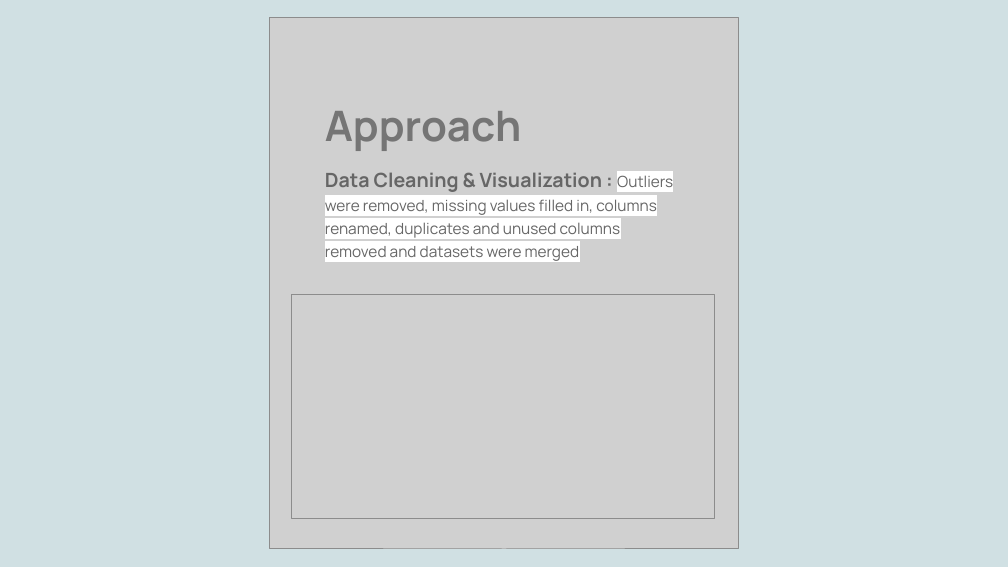
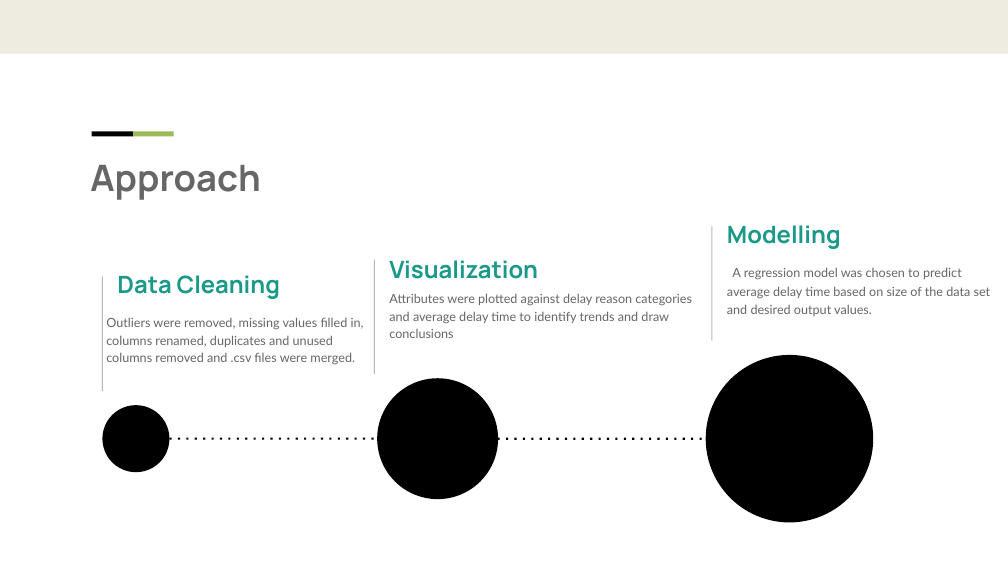
Before and after one commit to ArwaSheraky/Flight-Delay-Prediction, a slide deck: slide 5 of CEDB 1260 Final project.pptx (slide 4 before the commit). Drawn at 1008x567 pixels with LibreOffice and Linux fonts; fonts in the diff are those of the drawing; grey boxes stand for pictures. Boxes give left, top, right and bottom in pixels: in the first picture for what was removed or moved away, otherwise in the second. Text is boxed around its words. In the diff, an @@ line names an element or a change of style, - is before the commit and + after.

```diff
--- a/CEDB 1260 Final project.pptx
+++ b/CEDB 1260 Final project.pptx
@@ background #D0E0E3 to #FFFFFF @@
@@ rectangle added at (0, 0, 1008, 53), fill #EEECE1 @@
@@ picture removed at (269, 18, 738, 549) @@
@@ text "Approach": place and size @@
-text "Approach" at (325, 111, 522, 151)
+text "Approach" at (90, 165, 261, 200)
@@ text "Approach" at (90, 165, 261, 200): size 30 to 26 pt, text colour #757575 to #666666; vertical alignment bottom to top @@
@@ rectangle added at (92, 131, 133, 136), fill #000000 @@
@@ rectangle added at (132, 131, 173, 136), fill #9BBB59 @@
@@ freeform shape added at (712, 227, 712, 342), outline #B7B7B7 0.74 pt @@
@@ text added at (727, 225, 841, 249), 17 pt, text #1A9988, bold @@
+Modelling
@@ freeform shape added at (374, 260, 374, 375), outline #B7B7B7 0.74 pt @@
@@ text added at (389, 260, 538, 279), 17 pt, text #1A9988, bold @@
+Visualization
@@ text added at (727, 267, 991, 316), 9 pt, text #666666 @@
+A regression model was chosen to predict average delay time based on size of the data set and desired output values.
@@ freeform shape added at (103, 276, 103, 391), outline #B7B7B7 0.74 pt @@
@@ text added at (117, 275, 280, 299), 17 pt, text #1A9988, bold @@
+Data Cleaning
@@ picture removed at (291, 294, 715, 519) @@
@@ text added at (389, 293, 692, 338), 9 pt, text #666666 @@
+Attributes were plotted against delay reason categories and average delay time to identify trends and draw conclusions
@@ text at (106, 317, 364, 365): text changed; size 11 to 9 pt; font Manrope to Lato @@
-Data Cleaning & Visualization : Outliers were removed, missing values filled in, columns renamed, duplicates and unused columns removed and datasets were merged
+Outliers were removed, missing values filled in, columns renamed, duplicates and unused columns removed and .csv files were merged.
@@ group added at (103, 355, 873, 522): 3 ellipses, 1 freeform shape @@
```
Also in this commit, not shown: 4 other slides changed, 7 slides added, 4 slides removed.
